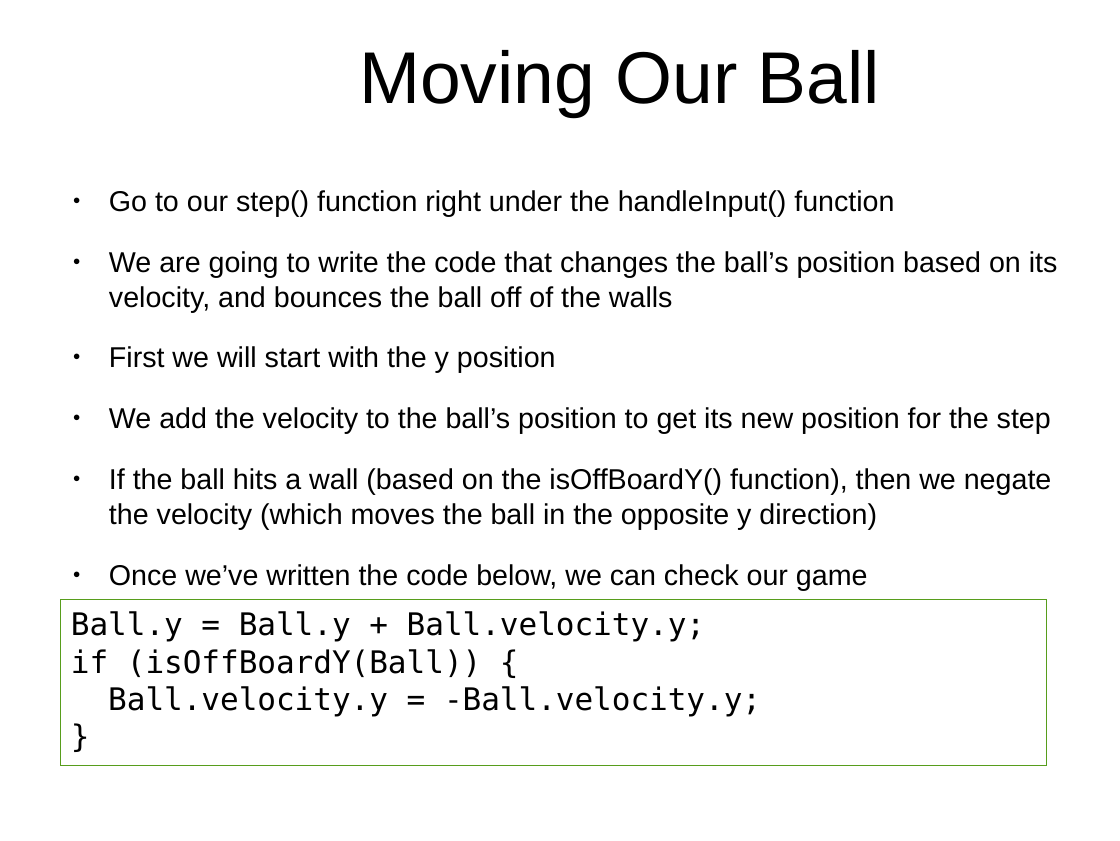
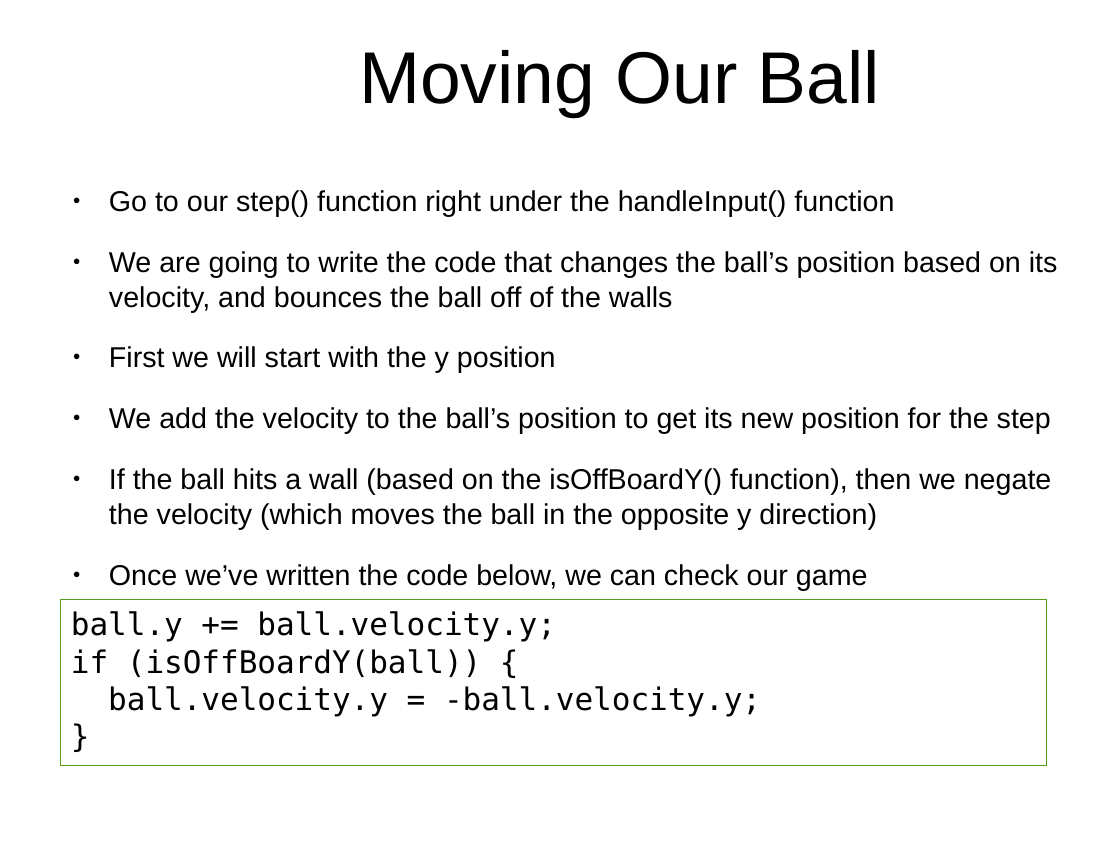
Before and after one commit to hillylew/PaddleBattle, a slide deck: slide 18 of PaddleBattle - Explorathon.odp. Drawn at 1120x841 pixels with LibreOffice and Linux fonts; fonts in the diff are those of the drawing; background and template pictures are left out. Boxes give left, top, right and bottom in pixels: in the first picture for what was removed or moved away, otherwise in the second. Text is boxed around its words. In the diff, an @@ line names an element or a change of style, - is before the commit and + after.

```diff
--- a/PaddleBattle - Explorathon.odp
+++ b/PaddleBattle - Explorathon.odp
@@ text in rectangle at <box>71,611,761,717</box>: text changed @@
-Ball.y = Ball.y + Ball.velocity.y;
-if (isOffBoardY(Ball)) {
-Ball.velocity.y = -Ball.velocity.y;
+ball.y += ball.velocity.y;
+if (isOffBoardY(ball)) {
+ball.velocity.y = -ball.velocity.y;
```
Also in this commit, not shown: 17 other slides changed, 2 other files.
